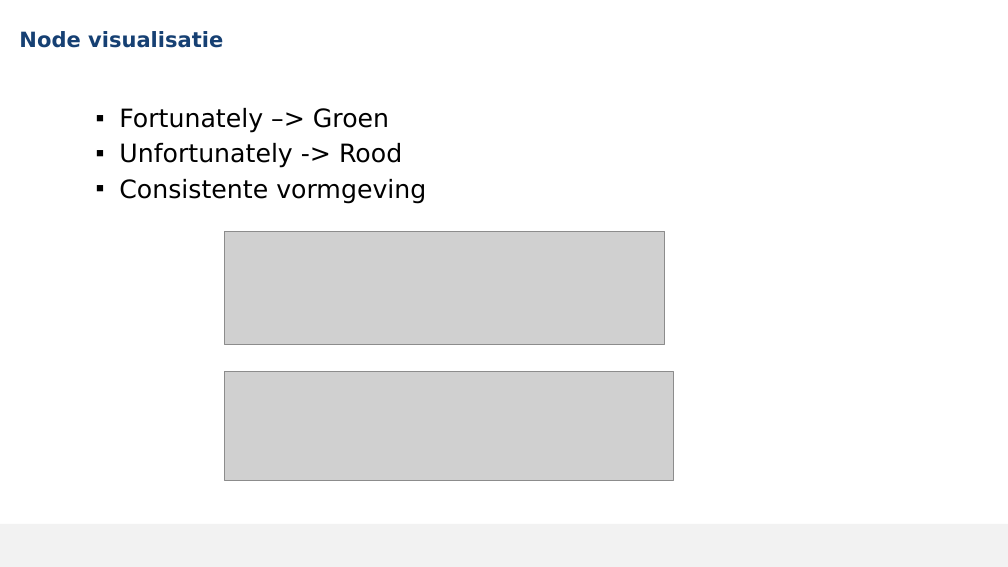
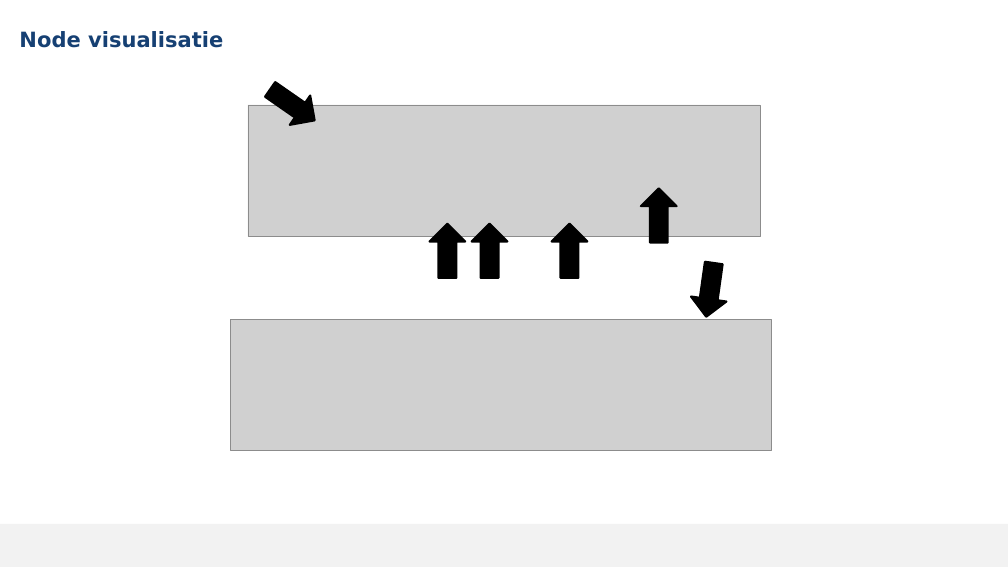
Before and after one commit to MikaG-1952764/masterproef, a slide deck: slide 12 of MP2526_Verdediging.pptx (slide 20 before the commit). Drawn at 1008x567 pixels with LibreOffice and Linux fonts; fonts in the diff are those of the drawing; grey boxes stand for pictures; background and template pictures are left out. Boxes give left, top, right and bottom in pixels: in the first picture for what was removed or moved away, otherwise in the second. Text is boxed around its words. In the diff, an @@ line names an element or a change of style, - is before the commit and + after.

```diff
--- a/MP2526_Verdediging.pptx
+++ b/MP2526_Verdediging.pptx
@@ up arrow added at (x1=260, y1=75, x2=325, y2=135), fill #000000, outline #000000 2 pt @@
@@ text removed at (x1=119, y1=108, x2=426, y2=204) @@
-  ▪ Fortunately –> Groen
-  ▪ Unfortunately -> Rood
-  ▪ Consistente vormgeving
@@ picture resized from (x1=225, y1=231, x2=665, y2=345) to (x1=248, y1=105, x2=760, y2=237) @@
@@ up arrow added at (x1=641, y1=188, x2=677, y2=243), fill #000000, outline #000000 2 pt @@
@@ up arrow added at (x1=430, y1=224, x2=465, y2=278), fill #000000, outline #000000 2 pt @@
@@ up arrow added at (x1=472, y1=224, x2=507, y2=278), fill #000000, outline #000000 2 pt @@
@@ up arrow added at (x1=552, y1=224, x2=588, y2=278), fill #000000, outline #000000 2 pt @@
@@ up arrow added at (x1=689, y1=261, x2=732, y2=320), fill #000000, outline #000000 2 pt @@
@@ picture resized from (x1=225, y1=371, x2=674, y2=480) to (x1=230, y1=319, x2=771, y2=450) @@
```
Also in this commit, not shown: 12 other slides changed, 6 slides added, 16 slides removed, 1 other file.
